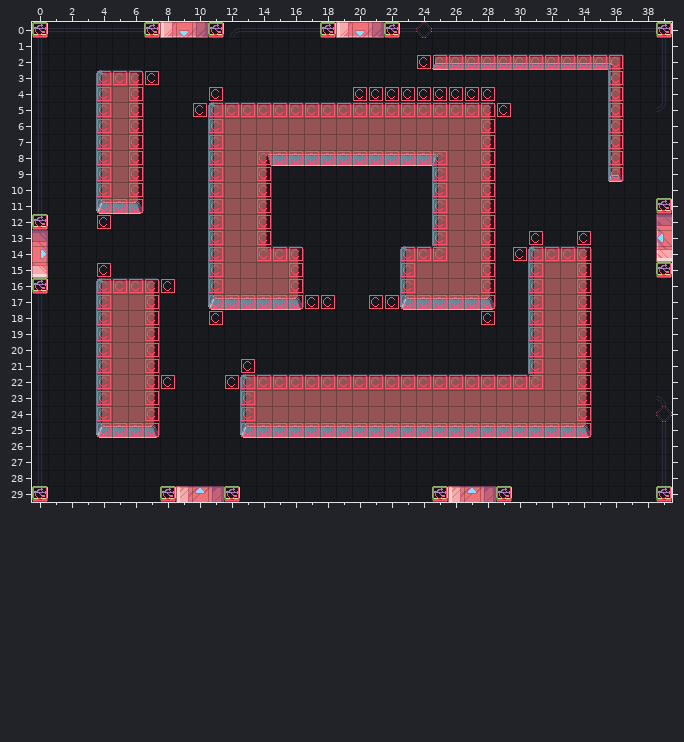
Two versions of a level (Tiled map, public/maps/level3.tmx). This is how it looked before the edit.
Cells are 16x16 px. Shown: x 0..39, y 0..29.
The result:
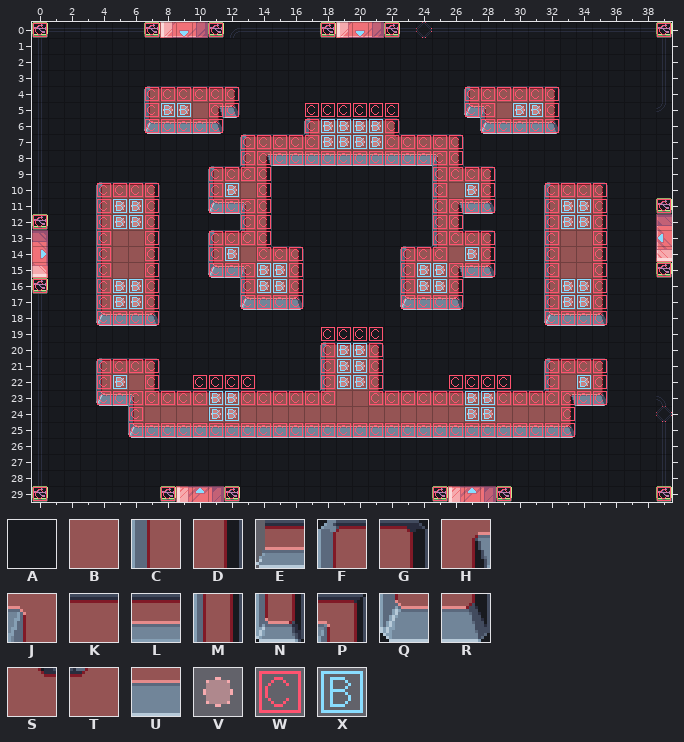
Key: from "level3_tiles": A 1, B 2, C 3, D 4, E 9, F 17, G 18, H 19, J 20, K 21, L 22, M 23, N 24, P 26, Q 33, R 34, S 35, T 36, U 37, V 55, W 144, X 145.
_ is an empty cell, . an unchanged one.
The edit:
--- layer "base"
@@ x 4..36 @@
- 2 ......................LLLLLLLLLLP
- 3 FKG.............................M
- 4 CBDAAAAAA..............AAAAAA...M
- 5 CBDAAAAFKKKKKKKKKKKKKKKKGAAAA...M
- 6 CBDAAAACBBBBBBBBBBBBBBBBDAAAA...M
- 7 CBD....CBBBBBB....BBBBBBD.......M
- 8 CBD....CBB............BBD.......M
- 9 CBD....CBB............BBD........
-10 CBDA........................AAAA.
-11 QURA...CBB............BBD...AAAA.
-12 AAAA...CBB............BBD...AAAA.
-13 AAAA...CBB............BBD...AAAA.
-14 AAAA.......................FKKGA.
-15 AAAA...CBB............BBD..CB.DA.
-16 FKKG...CBB............BBD..CB.DA.
-17 .......QUU............UUR..CB.DA.
-18 CBBD.......................CBBDA.
-19 CBBD.......................CBBD..
-20 CBBD..........AAAA.........CBBD..
-21 CBBD..........AAAA.........CBBDA.
-22 .........FKKKKKKKKKKKKKKKKKTB.DA.
-23 CBBDAAAAACBBBBB..BBBBBBBBBBBBBDA.
-24 CBBDAAAAAC...................BD..
-25 QUURAAAAAQ...................UR..
+ 2 ......................AAAAAAAAAAA
+ 3 AAA.............................A
+ 4 AAAFKKKKG..............FKKKKG...A
+ 5 AAACBBBHRAAAAAAAAAAAAAAQJBBBD...A
+ 6 AAAQUUURAAAAAFKKKKGAAAAAQUUUR...A
+ 7 AAA....AAFKKKT....SKKKGAA.......A
+ 8 AAA....AAC............DAA.......A
+ 9 AAA....FKT............SKG........
+10 FKKG........................FKKG.
+11 CBBD...QUJ............HUR...CBBD.
+12 CBBD...AAC............DAA...CBBD.
+13 CBBD...FKT............SKG...CBBD.
+14 CBBD.......................ACBBD.
+15 CBBD...QUJ............HUR..AC.BD.
+16 CBBD...AAC............DAA..AC.BD.
+17 .......AAQ............RAA..AC.BD.
+18 QUUR.......................AQUUR.
+19 AAAA.......................AAAA..
+20 AAAA..........FKKG.........AAAA..
+21 FKKG..........CBBD.........AFKKG.
+22 .........AAAAACBBDAAAAAAAAAAC.BD.
+23 QUJSKKKKKKKKKKT..SKKKKKKKKKKTHUR.
+24 AACBBBBBBB...................DA..
+25 AAQUUUUUUU...................RA..
--- layer "above1"
@@ x 25..25 @@
- 2 E
+ 2 _
@@ x 36..36 @@
- 9 N
+ 9 _
--- layer "above2"
@@ x 8..31 @@
- 5 __....................__
- 6 ..........____..........
- 7 ..........____..........
+ 5 VV....................VV
+ 6 ..........VVVV..........
+ 7 ..........VVVV..........
@@ x 5..34 @@
-10 ......._.............._.......
-11 __..........................__
-12 __..........................__
+10 .......V..............V.......
+11 VV..........................VV
+12 VV..........................VV
@@ x 5..34 @@
-14 ......._.............._.......
-15 .........__........__.........
-16 __.......__........__.......__
-17 __..........................__
+14 .......V..............V.......
+15 .........VV........VV.........
+16 VV.......VV........VV.......VV
+17 VV..........................VV
@@ x 5..34 @@
-20 ..............__..............
-21 ..............__..............
-22 _.............__............._
-23 ......__..............__......
-24 ......__..............__......
+20 ..............VV..............
+21 ..............VV..............
+22 V.............VV.............V
+23 ......VV..............VV......
+24 ......VV..............VV......
--- layer "collide"
@@ x 4..36 @@
- 2 ....................WWWWWWWWWWWWW
- 3 WWWW............................W
- 4 W.W____._.......WWWWWWW..____...W
- 5 W.W___W..WWWW......WWWW..W___...W
- 6 W.W____......______......____...W
- 7 W.W....W.______________.W.......W
- 8 W.W....W._............_.W.......W
- 9 W.W.....__............__........W
-10 ._._...._.............._....____.
-11 .WW_....__............__....____.
-12 .___...W._............_.W...____.
-13 _.._....__............__...W_.W_.
-14 _.._...._.............._..WW.WW_.
-15 ..._....____........____...W_.W_.
-16 .WW.W..W.___........___.W..W__W_.
-17 .__....WW....WW..WW....WW..W__W_.
-18 .__....W................W..W__._.
-19 W..W..........____.........W..W..
-20 W..W..........____.........W..W..
-21 .__......W....____.........W__._.
-22 ._..W.__..WWWW.WW.WWWW....WW_.W_.
-23 .__._____._____.._____________._.
-24 W._W...__W.............__...._W..
-25 WW.._____.....................W..
+ 2 ...................._____________
+ 3 ____............................_
+ 4 _._WWWW.W......._______..WWWW..._
+ 5 _._WXX_..____......____.._XXW..._
+ 6 _._WWWW......WXXXXW......WWWW..._
+ 7 _._...._.WWWWWXXXXWWWWW._......._
+ 8 _._...._.W............W._......._
+ 9 _._.....WW............WW........_
+10 .W.W....X..............X....WWWW.
+11 .XXW....WW............WW....WXXW.
+12 .XXW..._.W............W._...WXXW.
+13 W..W....WW............WW..._W._W.
+14 W..W....X..............X..__.__W.
+15 ...W....WWXX........XXWW..._W._W.
+16 .XX._.._.WXX........XXW._.._WXXW.
+17 .XX....__....__..__....__.._WXXW.
+18 .WW...._................_.._WW.W.
+19 _.._..........WWWW........._.._..
+20 _.._..........WXXW........._.._..
+21 .WW......_....WXXW........._WW.W.
+22 .X.._.WW..____.XX.____....__W.XW.
+23 .WW.WWWXX.WWWWW..WWWWWWXXWWWWW.W.
+24 _.W_...XX_.............XX....W_..
+25 __..WWWWW....................._..
